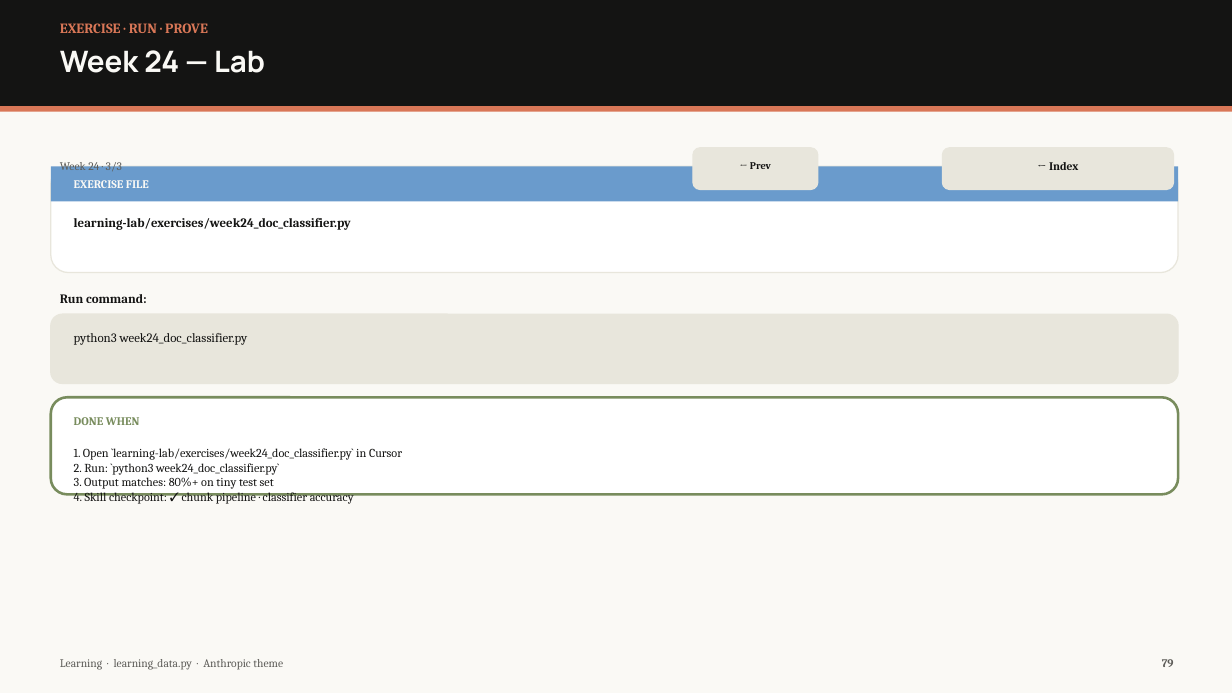
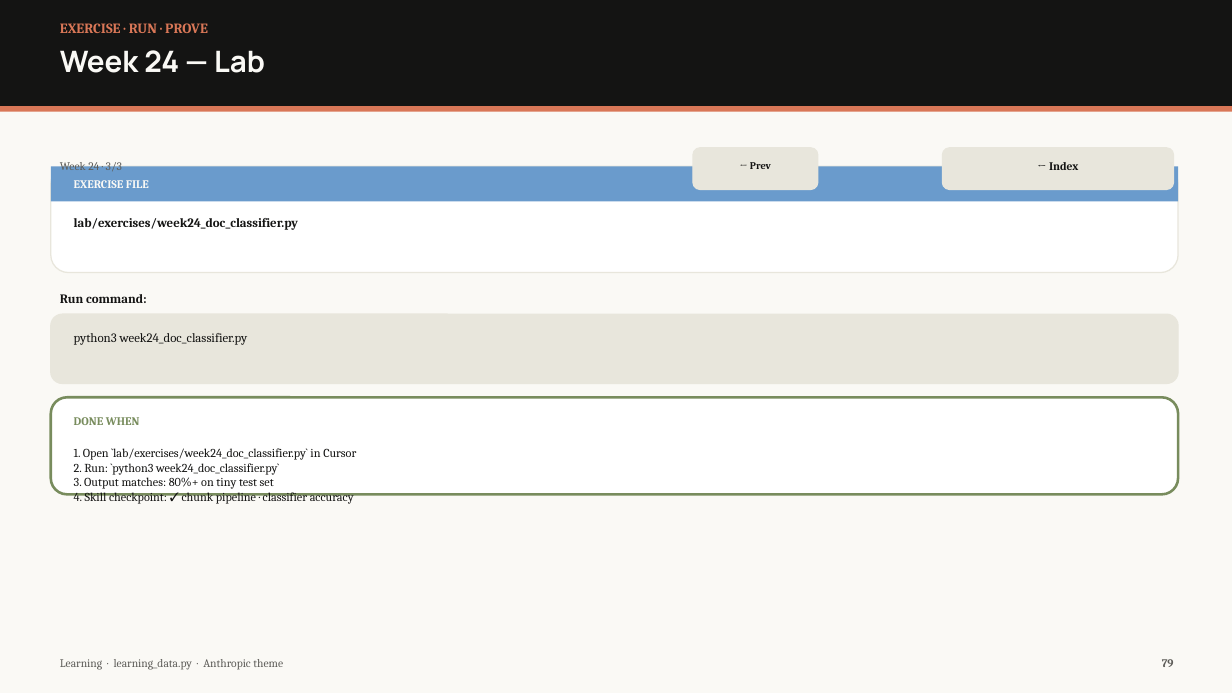
Before and after one commit to taiphan/learning, a slide deck: slide 79 of exports/learning/Learning-Master-Slides.pptx. Drawn at 1232x693 pixels with LibreOffice and Linux fonts; fonts in the diff are those of the drawing. Boxes give left, top, right and bottom in pixels: in the first picture for what was removed or moved away, otherwise in the second. Text is boxed around its words. In the diff, an @@ line names an element or a change of style, - is before the commit and + after.

```diff
--- a/exports/learning/Learning-Master-Slides.pptx
+++ b/exports/learning/Learning-Master-Slides.pptx
@@ text at bbox=[74, 218, 298, 230]: text changed @@
-learning-lab/exercises/week24_doc_classifier.py
+lab/exercises/week24_doc_classifier.py
@@ text at bbox=[74, 448, 356, 504]: text changed @@
-1. Open `learning-lab/exercises/week24_doc_classifier.py` in Cursor
-2. Run: `python3 week24_doc_classifier.py`
-3. Output matches: 80%+ on tiny test set
-4. Skill checkpoint: ✓ chunk pipeline · classifier accuracy
+1. Open `lab/exercises/week24_doc_classifier.py` in Cursor
+2. Run: `python3 week24_doc_classifier.py`
+3. Output matches: 80%+ on tiny test set
+4. Skill checkpoint: ✓ chunk pipeline · classifier accuracy
```
Also in this commit, not shown: 76 other slides changed, 1 slide added, 9 other files.
